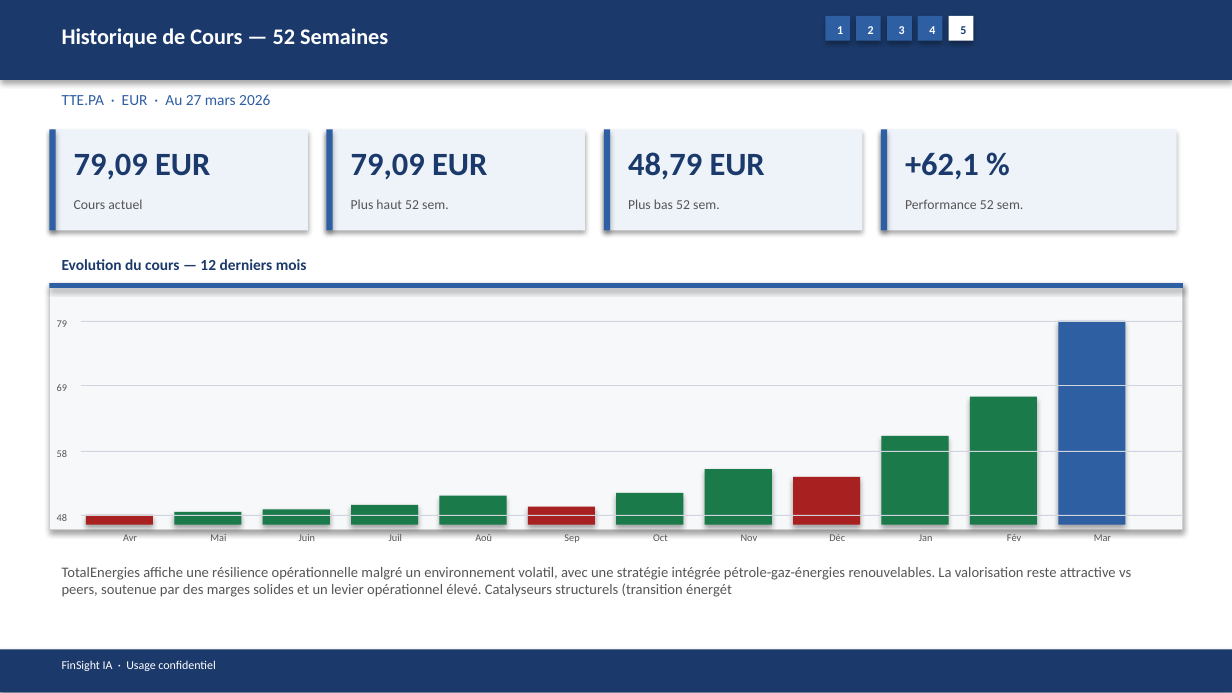
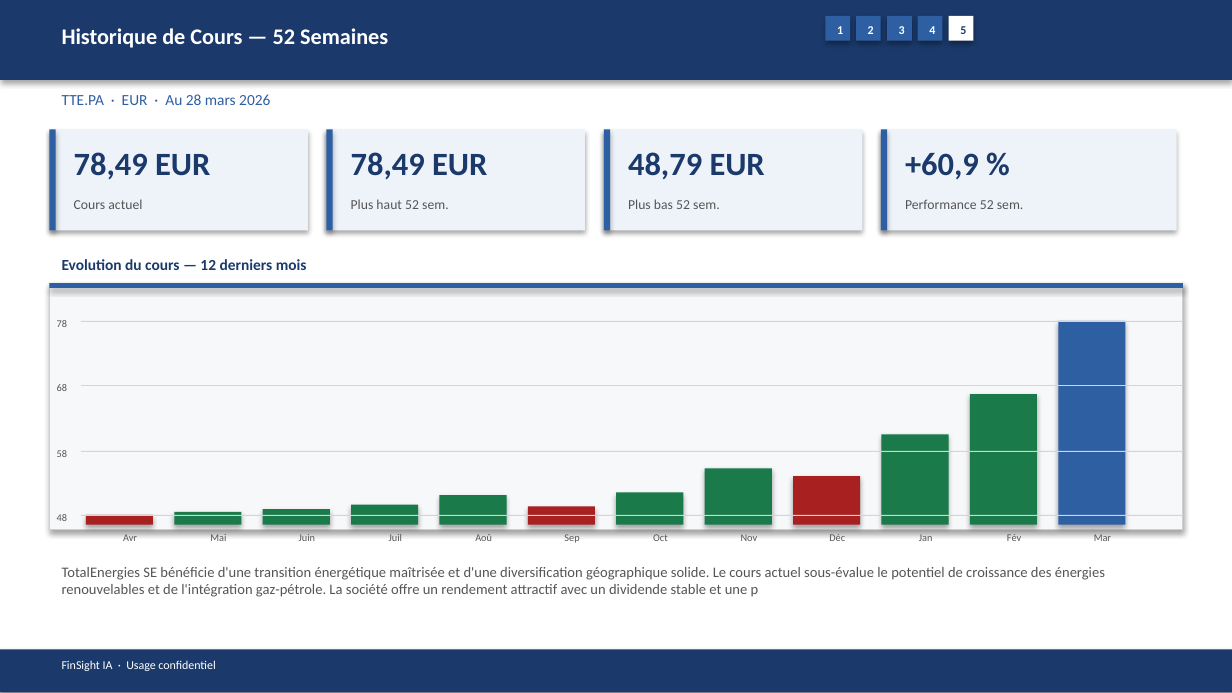
Before and after one commit to baptistejeh07-art/finsight-ia, a slide deck: slide 20 of preview/TTE.PA/TTE.PA_pitchbook.pptx. Drawn at 1232x693 pixels with LibreOffice and Linux fonts; fonts in the diff are those of the drawing. Boxes give left, top, right and bottom in pixels: in the first picture for what was removed or moved away, otherwise in the second. Text is boxed around its words. In the diff, an @@ line names an element or a change of style, - is before the commit and + after.

```diff
--- a/preview/TTE.PA/TTE.PA_pitchbook.pptx
+++ b/preview/TTE.PA/TTE.PA_pitchbook.pptx
@@ text at (x1=62, y1=94, x2=270, y2=105): text changed @@
-TTE.PA · EUR · Au 27 mars 2026
+TTE.PA · EUR · Au 28 mars 2026
@@ text at (x1=74, y1=152, x2=210, y2=179): text changed @@
-79,09 EUR
+78,49 EUR
@@ text at (x1=351, y1=152, x2=487, y2=179): text changed @@
-79,09 EUR
+78,49 EUR
@@ text at (x1=905, y1=153, x2=979, y2=179): text changed @@
-+62,1 %
++60,9 %
@@ text at (x1=62, y1=567, x2=1105, y2=597): text changed @@
-TotalEnergies affiche une résilience opérationnelle malgré un environnement volatil, avec une stratégie intégrée pétrole-gaz-énergies renouvelables. La valorisation reste attractive vs peers, soutenue par des marges solides et un levier opérationnel élevé. Catalyseurs structurels (transition énergét
+TotalEnergies SE bénéficie d'une transition énergétique maîtrisée et d'une diversification géographique solide. Le cours actuel sous-évalue le potentiel de croissance des énergies renouvelables et de l'intégration gaz-pétrole. La société offre un rendement attractif avec un dividende stable et une p
```
Also in this commit, not shown: 13 other slides changed, 3 other files.
